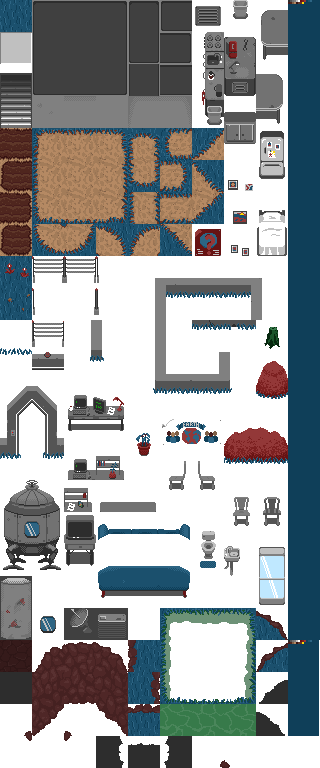
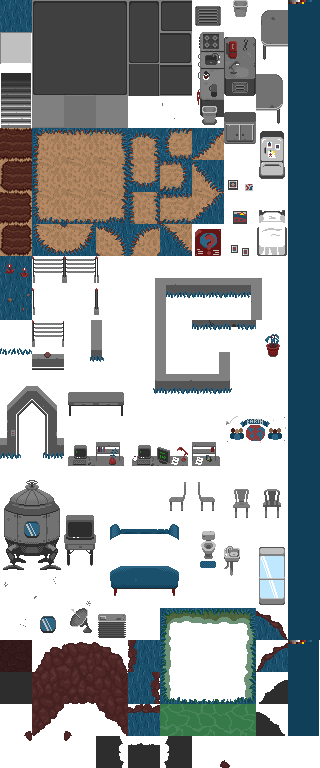
Layered file, before and after one edit (320x768). Changes by layer:
removed layer "Layer 7" over <box>165,611,251,624</box>
removed layer "Layer 25" (was 64%) over <box>165,611,251,624</box>
removed layer "Layer 1" over <box>0,8,288,640</box>
added layer "Layer 9" above "Layer 8" over <box>0,8,288,640</box>
